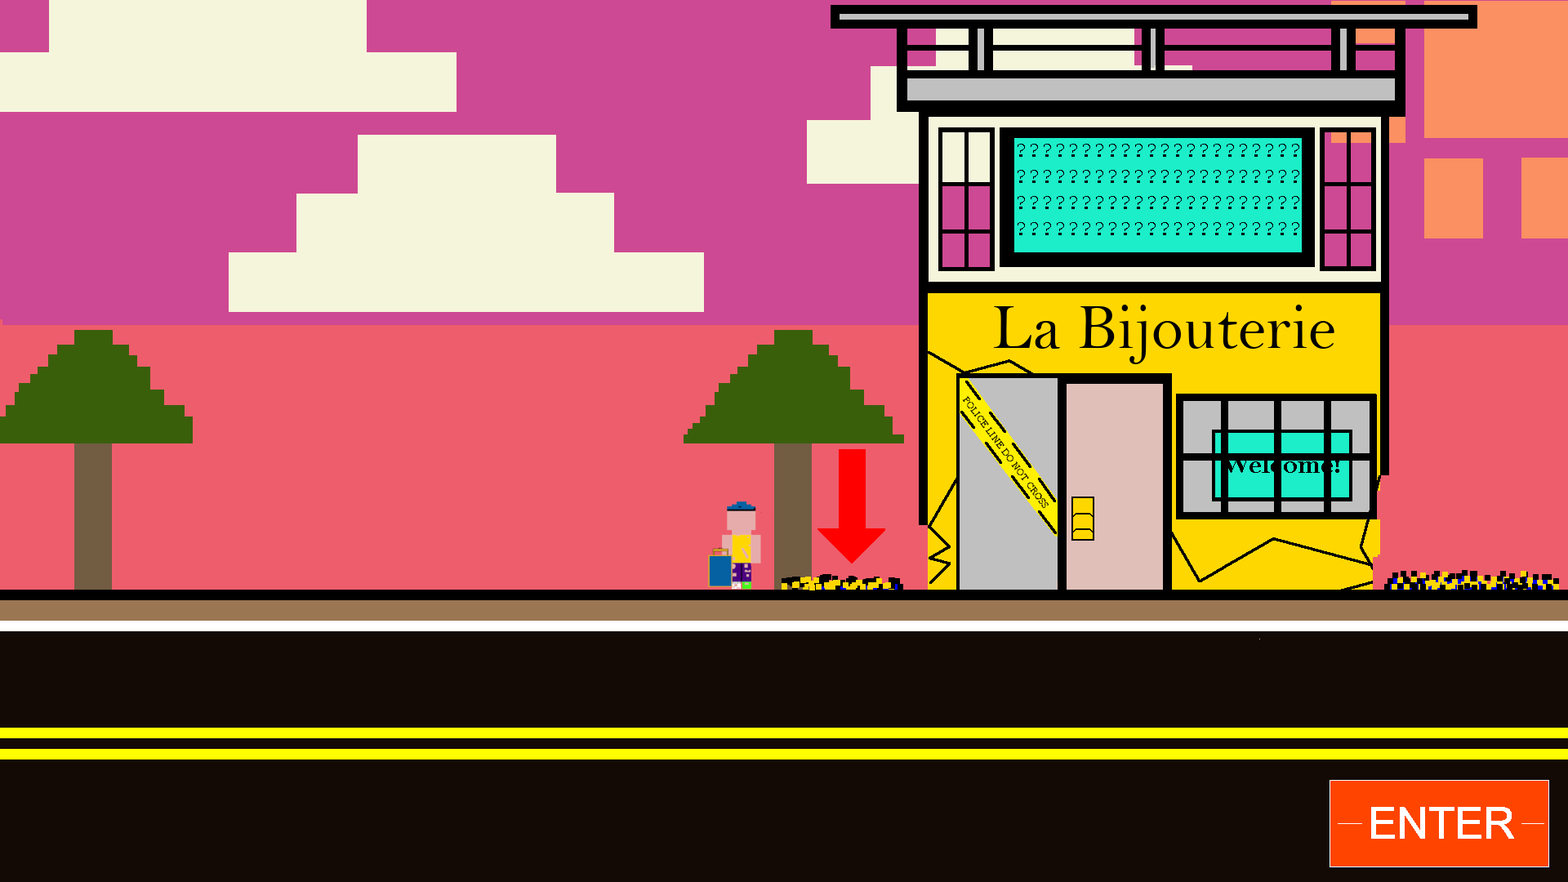
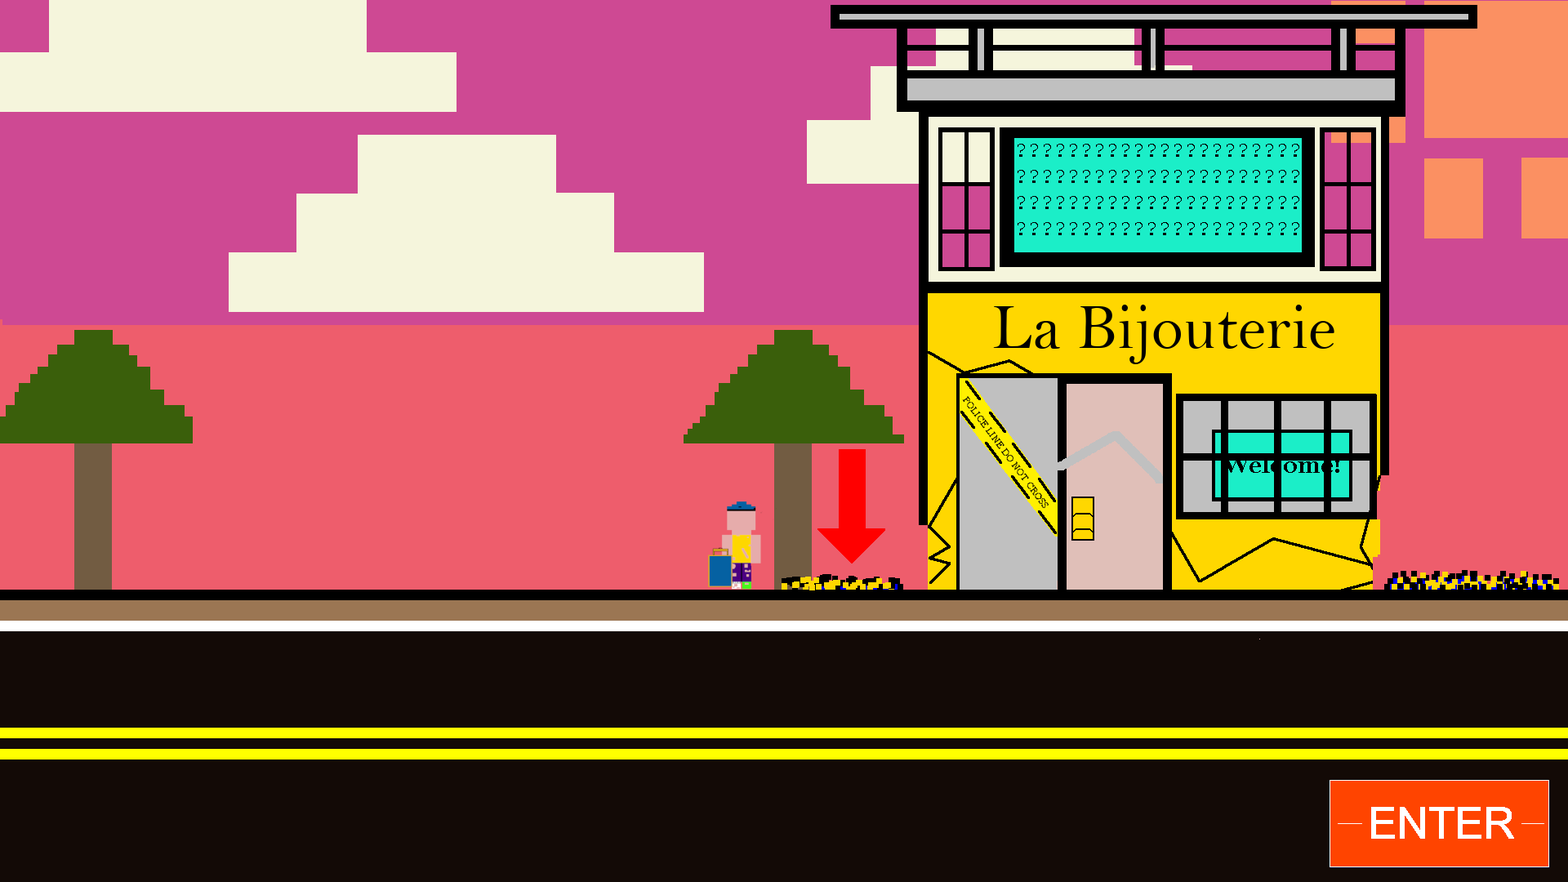
Layers edited between the first and the second 1568 x 882 image:
added layer "Background copy #8" above "Background copy #7" over (x1=1057, y1=431, x2=1163, y2=484)
hid "Background copy #7" over (x1=1057, y1=431, x2=1163, y2=484)